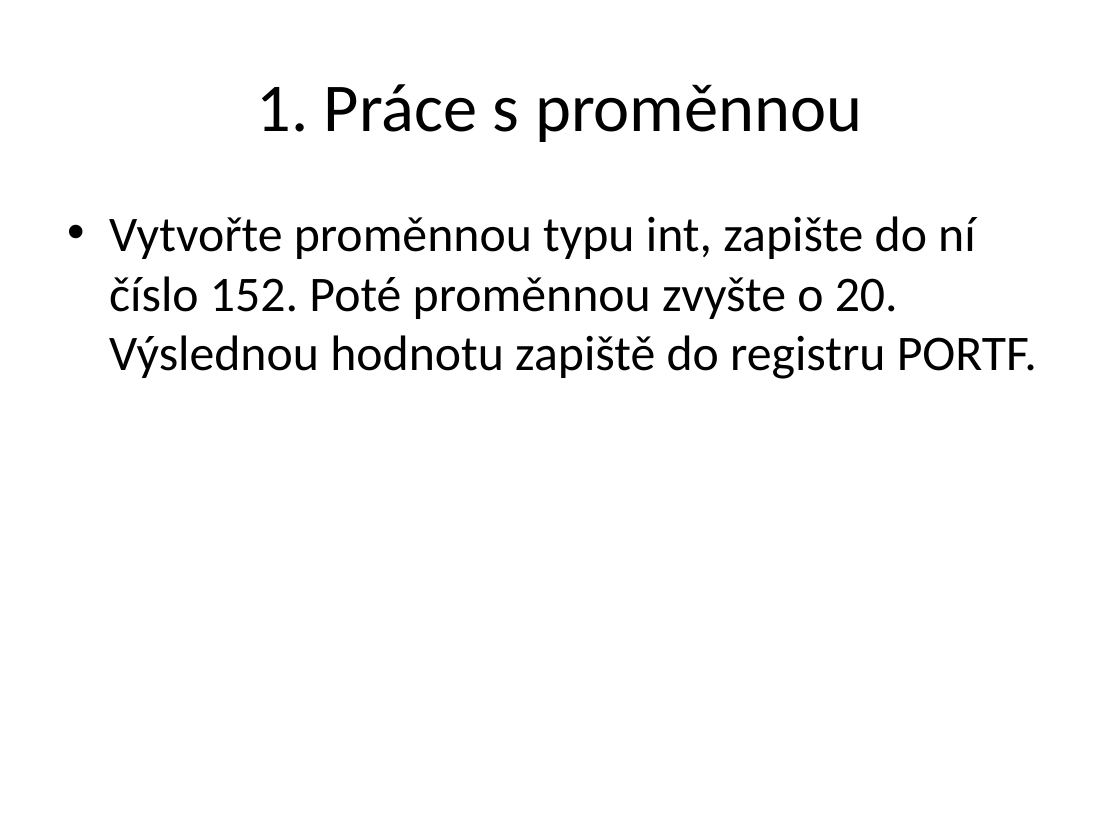
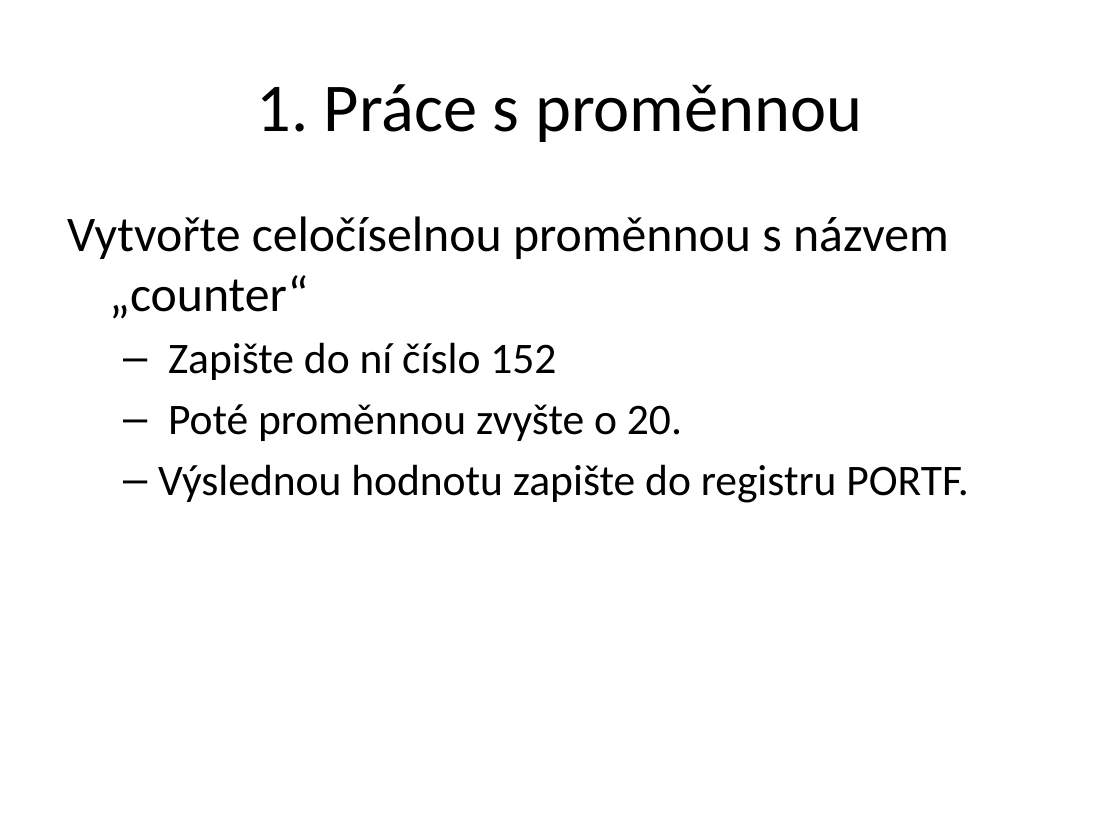
Before and after one commit to hlavli/MIT, a slide deck: slide 2 of files/Test - Jazyk C, časovač.pptx. Drawn at 1120x840 pixels with LibreOffice and Linux fonts; fonts in the diff are those of the drawing. Boxes give left, top, right and bottom in pixels: in the first picture for what was removed or moved away, otherwise in the second. Text is boxed around its words. In the diff, an @@ line names an element or a change of style, - is before the commit and + after.

```diff
--- a/files/Test - Jazyk C, časovač.pptx
+++ b/files/Test - Jazyk C, časovač.pptx
@@ text at (x1=67, y1=216, x2=969, y2=503): text changed; size 32 to 28 pt @@
-• Vytvořte proměnnou typu int, zapište do ní číslo 152. Poté proměnnou zvyšte o 20. Výslednou hodnotu zapiště do registru PORTF.
+Vytvořte celočíselnou proměnnou s názvem „counter“
+  – Zapište do ní číslo 152
+  – Poté proměnnou zvyšte o 20.
+  – Výslednou hodnotu zapište do registru PORTF.
```
Also in this commit, not shown: 3 other slides changed.
